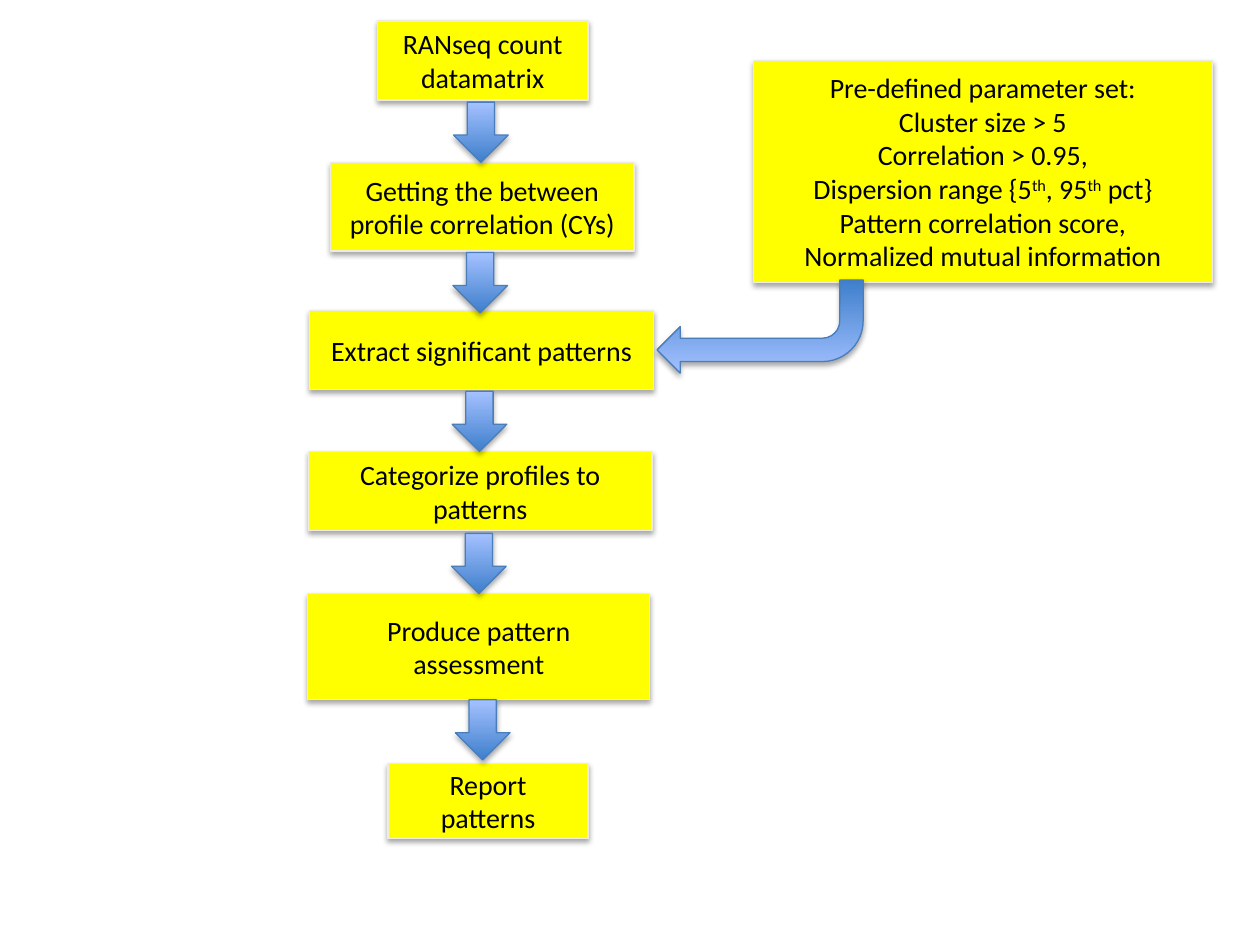
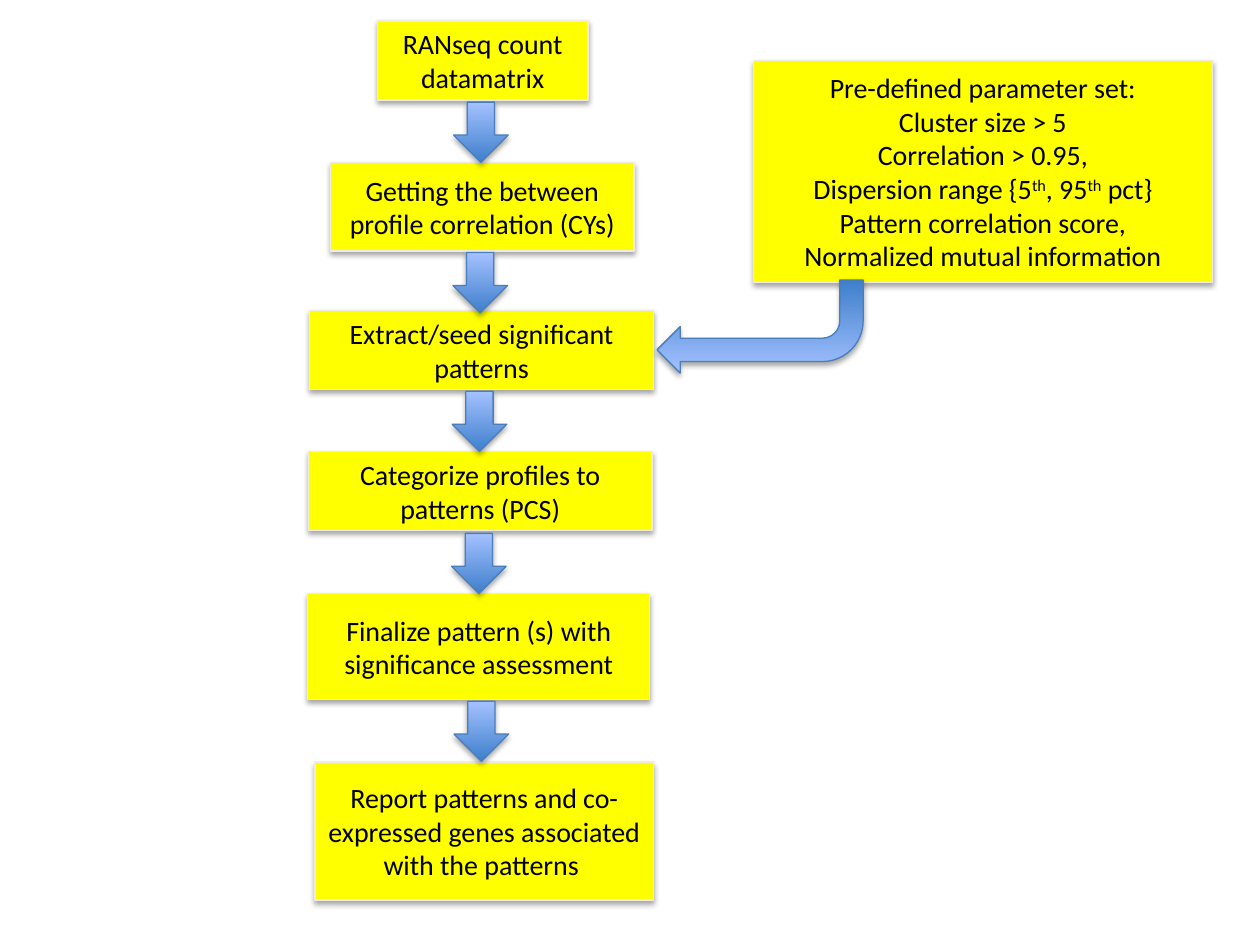
Before and after one commit to 2waybene/mixturemodel, a slide deck: slide 1 of EPIGseqManuscript/figures/flow-chart.pptx. Drawn at 1260x945 pixels with LibreOffice and Linux fonts; fonts in the diff are those of the drawing. Boxes give left, top, right and bottom in pixels: in the first picture for what was removed or moved away, otherwise in the second. Text is boxed around its words. In the diff, an @@ line names an element or a change of style, - is before the commit and + after.

```diff
--- a/EPIGseqManuscript/figures/flow-chart.pptx
+++ b/EPIGseqManuscript/figures/flow-chart.pptx
@@ text in rectangle at [350,324,613,383]: text changed @@
-Extract significant patterns
+Extract/seed significant patterns
@@ text in rectangle at [360,465,600,524]: text changed @@
-Categorize profiles to patterns
+Categorize profiles to patterns (PCS)
@@ text in rectangle at [344,620,613,679]: text changed @@
-Produce pattern assessment
+Finalize pattern (s) with significance assessment
@@ rectangle "Report patterns and co-expressed genes ...": place and size @@
-rectangle "Report patterns and co-expressed genes ..." at [388,764,588,838]
+rectangle "Report patterns and co-expressed genes ..." at [315,762,654,900]
@@ text in rectangle at [328,788,640,880]: text changed @@
-Report patterns
+Report patterns and co-expressed genes associated with the patterns
```
Also in this commit, not shown: 3 other files.
